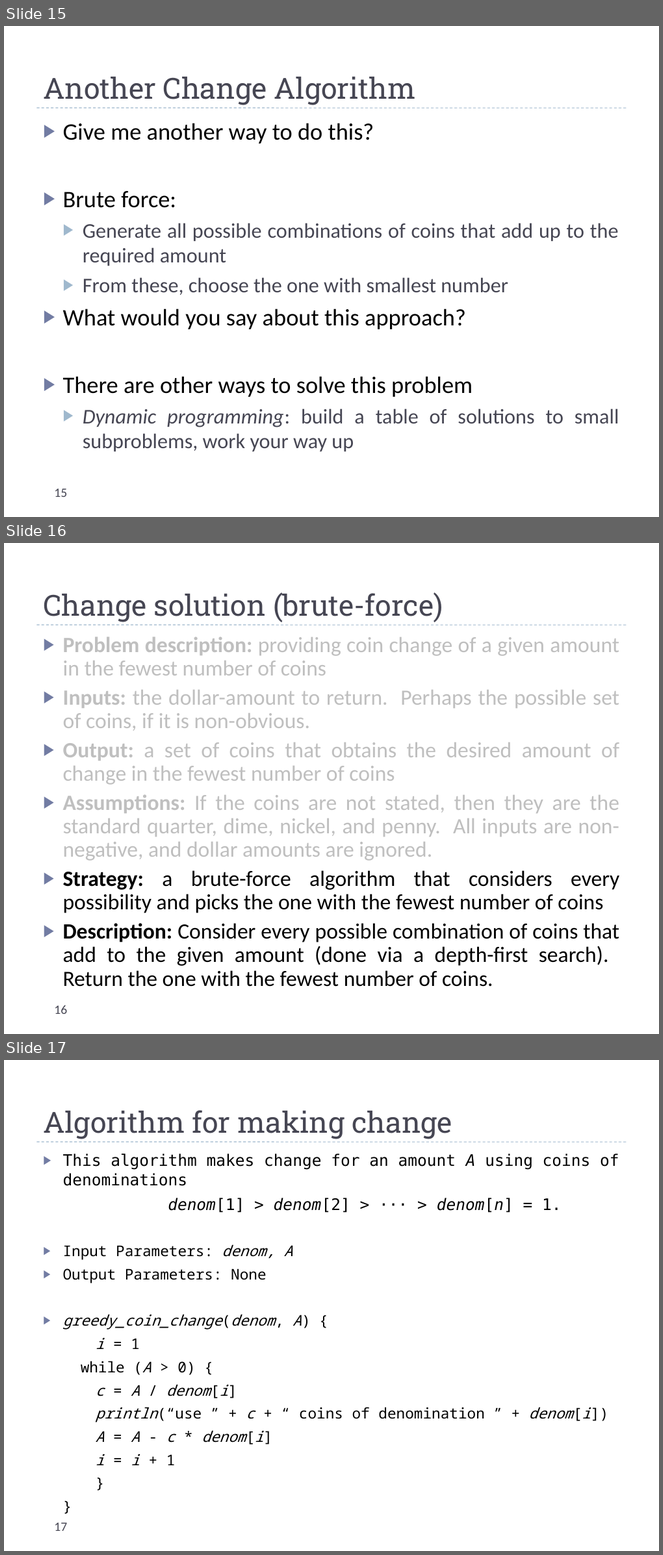
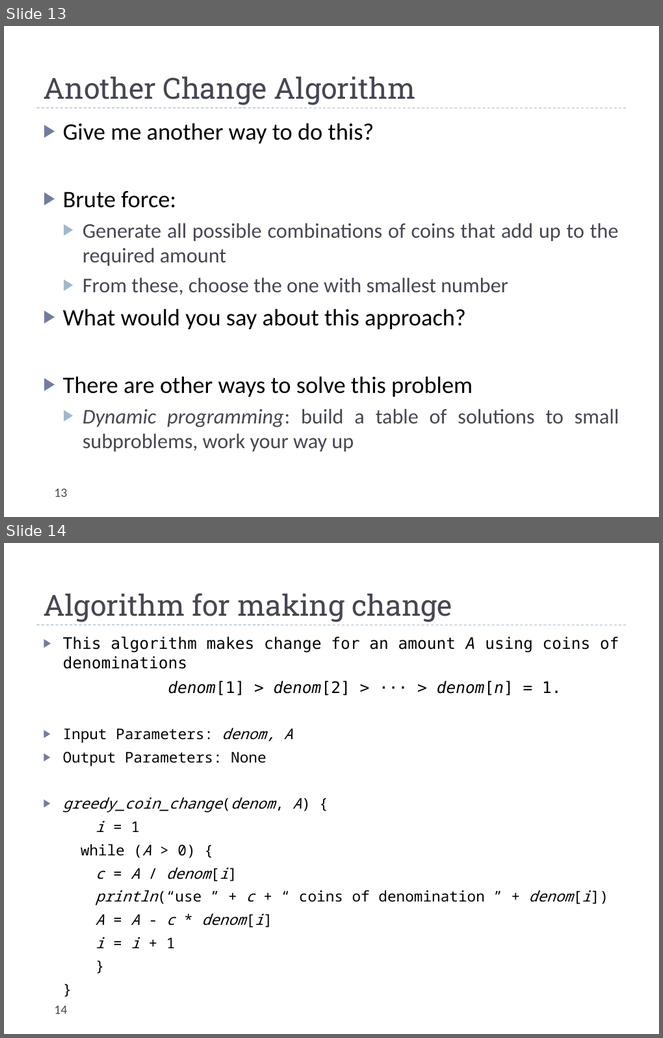
Before and after one commit to markfloryan/dsa2, a slide deck: slides/greedy.pptx. Shown one above the other, each under a label of ours: slides 15, 16 and 17 before the commit, slides 13 and 14 after it. The pictures are 663x1555 and 663x1038 pixels, drawn with LibreOffice and Linux fonts; fonts in the diff are those of the drawing. Boxes give left, top, right and bottom in pixels: in the first picture for what was removed or moved away, otherwise in the second. Text is boxed around its words. In the diff, an @@ line names an element or a change of style, - is before the commit and + after.

```diff
--- a/slides/greedy.pptx
+++ b/slides/greedy.pptx
@@ slide 16 removed at [4,543,659,1034], background #FFFFFF; not listed: 1 template element that a slide beside it also shows @@
@@ title removed at [43,592,443,622] @@
-Change solution (brute-force)
@@ text removed at [63,637,620,987] @@
-▶ Problem description: providing coin change of a given amount in the fewest number of coins
-▶ Inputs: the dollar-amount to return. Perhaps the possible set of coins, if it is non-obvious.
-▶ Output: a set of coins that obtains the desired amount of change in the fewest number of coins
-▶ Assumptions: If the coins are not stated, then they are the standard quarter, dime, nickel, and penny. All inputs are non-negative, and dollar amounts are ignored.
-▶ Strategy: a brute-force algorithm that considers every possibility and picks the one with the fewest number of coins
-▶ Description: Consider every possible combination of coins that add to the given amount (done via a depth-first search). Return the one with the fewest number of coins.
@@ page number removed at [54,1005,67,1014] @@
-16
@@ what was slide 15 is now slide 13 @@
@@ page number at [54,489,67,497]: text changed @@
-15
+13
@@ what was slide 17 is now slide 14 @@
@@ page number at [54,1006,67,1014]: text changed @@
-17
+14
```
Also in this commit, not shown: 2 other slides removed, 8 other files.
